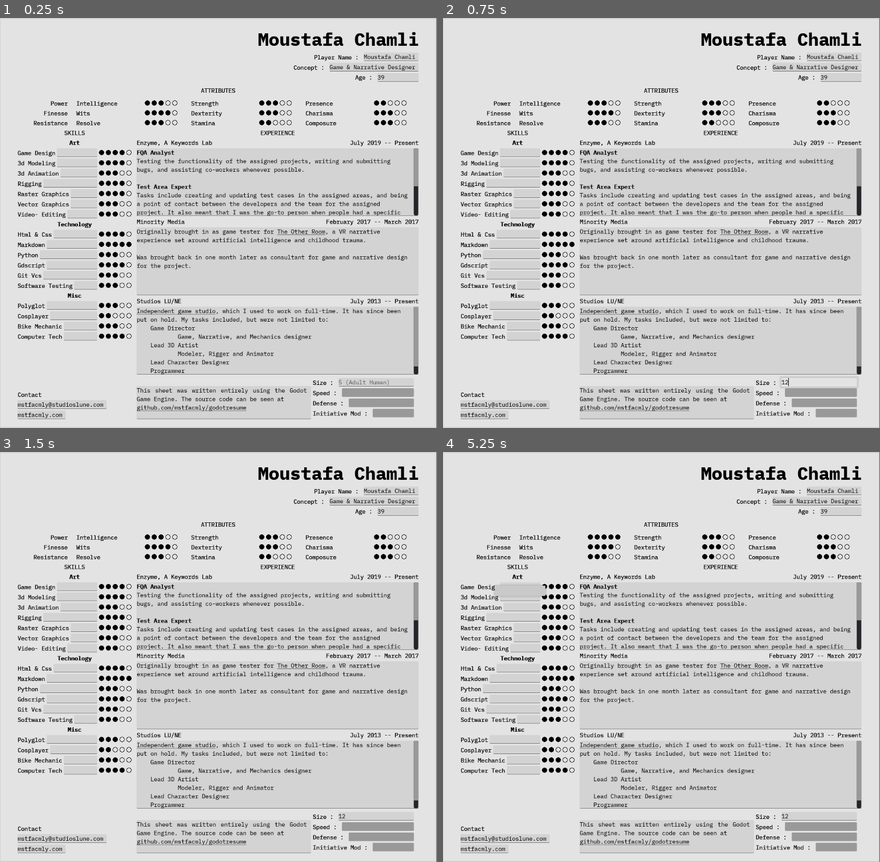
Above: before the commit, frames 1-4 (two rows, left to right).
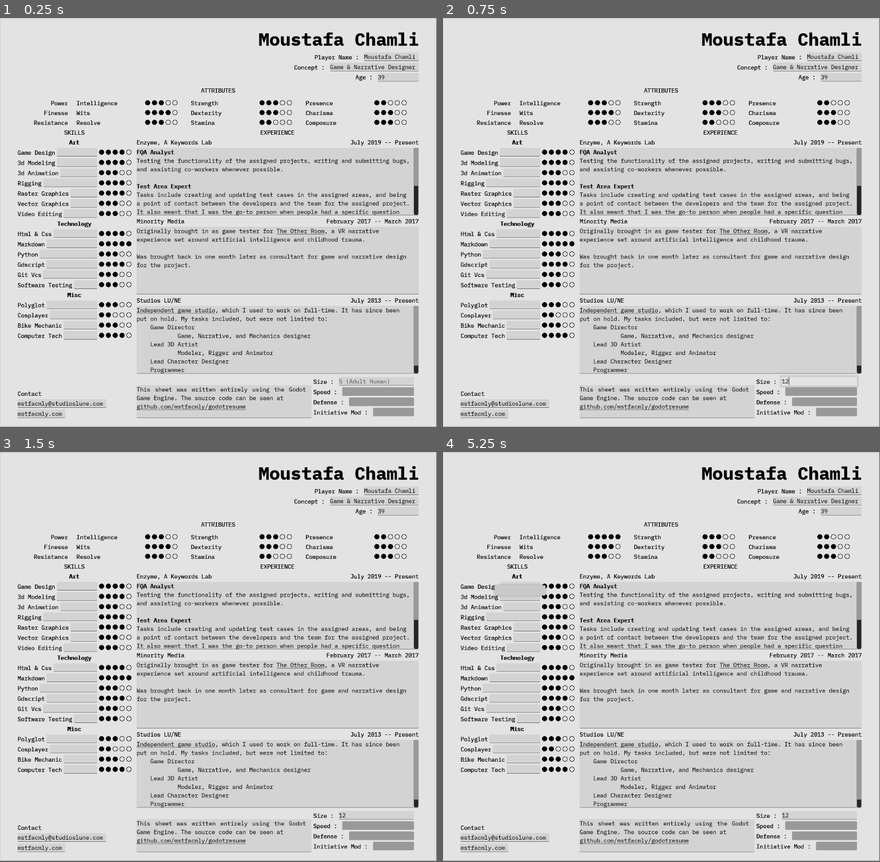
Above: after the commit, the same moments.

Repository: mstfacmly/godotresume
Game: Godot game, scene res://sheet.tscn
Same seed, same stepped clock (60 frames per second), same inputs: the game is played once before the commit and once after it.
Inputs (mouse positions are in pixels of both pictures, inside the frame that each line leads up to):
- Up to frame 1 (0.25 s): no input
- Up to frame 2 (0.75 s): click (818, 382) at 0.52 s; type "12" at 0.6 s
- Up to frame 3 (1.5 s): click (148, 538) at 1.27 s
- Up to frame 4 (5.25 s): click (595, 538) at 2.02 s; click (604, 538) at 2.77 s; click (609, 538) at 3.52 s; click (617, 538) at 4.27 s; click (521, 587) at 5.02 s
In our replay, the window is 800x752 before the commit and 800x750 after it. These sizes can differ from the game's own. Grey fills any space a smaller window leaves; there, only what the larger window draws over its background counts as a difference.

The runs differ from the first frame. In frame 1, 11% of the frame differs, in the area x 4-100%, y 3-100%; in frame 2, 11%; in frame 3, 11%; in frame 4, 11%.
Error in both runs: Attempt to call function 'get_node' in base 'null instance' on a null instance. (res://scripts/sheet.gd:163)

Commit message:
many updates on the sheet

Diff:
--- a/assets/sheetTheme.tres
+++ b/assets/sheetTheme.tres
@@ -64,8 +64,8 @@
 CheckButton/styles/disabled = null
 CheckButton/styles/focus = null
 CheckButton/styles/hover = null
-CheckButton/styles/normal = null
-CheckButton/styles/pressed = null
+CheckButton/styles/normal = ExtResource( 5 )
+CheckButton/styles/pressed = ExtResource( 7 )
 ColorPicker/constants/h_width = 30
 ColorPicker/constants/label_width = 10
 ColorPicker/constants/margin = 4
--- a/assets/styleboxes/grey.tres
+++ b/assets/styleboxes/grey.tres
@@ -1,30 +1,8 @@
 [gd_resource type="StyleBoxFlat" format=2]
 
 [resource]
-
-content_margin_left = -1.0
-content_margin_right = -1.0
-content_margin_top = -1.0
-content_margin_bottom = -1.0
-bg_color = Color( 0.6, 0.6, 0.6, 1 )
-draw_center = true
-border_width_left = 0
-border_width_top = 0
-border_width_right = 0
-border_width_bottom = 0
-border_color = Color( 0.8, 0.8, 0.8, 1 )
-border_blend = false
 corner_radius_top_left = 2
 corner_radius_top_right = 2
 corner_radius_bottom_right = 2
 corner_radius_bottom_left = 2
-corner_detail = 8
-expand_margin_left = 0.0
-expand_margin_right = 0.0
-expand_margin_top = 0.0
-expand_margin_bottom = 0.0
-shadow_color = Color( 0, 0, 0, 0.6 )
-shadow_size = 0
 anti_aliasing = false
-anti_aliasing_size = 1
-_sections_unfolded = [ "Anti Aliasing", "Corner Radius", "Expand Margin" ]
--- a/project.godot
+++ b/project.godot
@@ -20,9 +20,8 @@
 
 [application]
 
-config/name="Chronicles of Darkness Sheet"
+config/name="CV Sheet"
 run/main_scene="res://sheet.tscn"
-config/icon="res://icon.png"
 
 [autoload]
 
@@ -30,7 +29,6 @@
 
 [display]
 
-window/size/width=1020
 window/size/height=960
 window/vsync/use_vsync=false
 window/handheld/orientation="portrait"
@@ -61,11 +59,12 @@
 
 [rendering]
 
+quality/driver/driver_name="GLES2"
 quality/driver/fallback_to_gles2=true
 quality/intended_usage/framebuffer_allocation=1
 quality/intended_usage/framebuffer_allocation.mobile=1
 threads/thread_model=2
-quality/filters/anisotropic_filter_level=1
+vram_compression/import_etc=true
 quality/directional_shadow/size=1
 quality/directional_shadow/size.mobile=256
 quality/shadow_atlas/size=256
@@ -78,11 +77,12 @@
 quality/reflections/texture_array_reflections=false
 quality/reflections/high_quality_ggx=false
 quality/depth_prepass/enable=false
-quality/subsurface_scattering/quality=0
-quality/subsurface_scattering/scale=0
-quality/subsurface_scattering/weight_samples=false
 quality/reflections/atlas_size=0
 quality/reflections/atlas_subdiv=0
 quality/depth/hdr=false
 environment/default_environment="res://default_env.tres"
+quality/filters/anisotropic_filter_level=1
+quality/subsurface_scattering/quality=0
+quality/subsurface_scattering/scale=0
+quality/subsurface_scattering/weight_samples=false
 quality/intended_usage/framebuffer_mode=0
--- a/scripts/DotCount.gd
+++ b/scripts/DotCount.gd
@@ -10,7 +10,7 @@
 
 func _on_dot_toggled(btn):
 	count(btn)
-	recalculate()
+#	recalculate()
 
 func recalculate():
 	emit_signal('recalc')
@@ -31,15 +31,14 @@
 		for i in val:
 			find_node('dots').get_child(i).set_pressed(0)"""
 
-# warning-ignore:shadowed_variable
-func set_pressed(values):
-	for i in values:
+func set_pressed(vals):
+	for i in vals:
 		get_node('dots').get_child(i).set_pressed(0)
 #	call('save')
 #	sheet.call('save_data')
 
 func _ready():
-#	connect('recalc', sheet, 'calcs')
+	connect('recalc', sheet, 'calcs')
 #	connect('xp_spend', sheet, 'spend_xp')
 #	connect('recalc', health, 'calc_health')
 #		print(is_connected('recalc', sheet, 'calcs'))
--- a/scripts/art.gd
+++ b/scripts/art.gd
@@ -6,7 +6,7 @@
 'RIGGING',
 'RASTER GRAPHICS',
 'VECTOR GRAPHICS',
-'VIDEO-EDITING' ]
+'VIDEO EDITING' ]
 
 var raster = ['Krita' , 'Adobe Photoshop', 'GIMP']
 var vector = ['Inkscape', 'Adobe Illustrator']
@@ -16,7 +16,7 @@
 func set_skills():
 	for i in skill:
 		var s = skill_node.instance()
-		s.set_name(str(i))
+		s.set_name(i)
 		$list.add_child(s)
 #		$list.get_child(skill.find(i)).get_node('label').set_text(str(i))
 
@@ -30,3 +30,4 @@
 
 func ready():
 	set_specialties()
+	$skill/SPECIALTIES.set_text(str('specialties').capitalize())
--- a/scripts/skill.gd
+++ b/scripts/skill.gd
@@ -7,7 +7,7 @@
 	'RIGGING': 4,
 	'RASTER GRAPHICS': 4,
 	'VECTOR GRAPHICS': 3,
-	'VIDEO-EDITING' : 3,
+	'VIDEO EDITING' : 3,
 	'HTML & CSS': 4,
 	'MARKDOWN': 5,
 	'PYTHON': 3,
--- a/scripts/skillset.gd
+++ b/scripts/skillset.gd
@@ -5,8 +5,6 @@
 var skillset
 onready var skill_node = preload("res://subElements/skill.tscn")
 #var skill = {}
-
-signal done
 
 func set_skills():
 	for i in children:
--- a/scripts/specialties.gd
+++ b/scripts/specialties.gd
@@ -1,6 +1,6 @@
 extends MenuButton
 
-signal skillID
+#signal skillID
 
 onready var sheet = get_node('/root/base')
 onready var skillParent = get_parent()
--- a/scripts/tech.gd
+++ b/scripts/tech.gd
@@ -18,6 +18,6 @@
 #			skillName.add_to_group('saveData')
 
 func ready():
+	set_specialties()
 	$skill/SPECIALTIES.set_text(str('specialties').capitalize())
 #	print(get_name())
-#	set_specialties()
--- a/sheet.tscn
+++ b/sheet.tscn
@@ -54,7 +54,7 @@
 }
 
 [node name="margin" type="MarginContainer" parent="scroll"]
-margin_right = 1020.0
+margin_right = 1024.0
 margin_bottom = 960.0
 size_flags_horizontal = 3
 size_flags_vertical = 3
@@ -66,13 +66,13 @@
 [node name="org" type="VBoxContainer" parent="scroll/margin"]
 margin_left = 42.0
 margin_top = 21.0
-margin_right = 978.0
+margin_right = 982.0
 margin_bottom = 939.0
 size_flags_horizontal = 3
 size_flags_vertical = 3
 
 [node name="title" type="Label" parent="scroll/margin/org"]
-margin_right = 936.0
+margin_right = 940.0
 margin_bottom = 56.0
 size_flags_vertical = 1
 size_flags_stretch_ratio = 0.25
@@ -82,7 +82,7 @@
 
 [node name="info" type="HBoxContainer" parent="scroll/margin/org"]
 margin_top = 60.0
-margin_right = 936.0
+margin_right = 940.0
 margin_bottom = 128.0
 size_flags_horizontal = 5
 alignment = 1
@@ -164,7 +164,7 @@
 caret_blink = true
 
 [node name="sep" type="Control" parent="scroll/margin/org/info"]
-margin_right = 309.0
+margin_right = 310.0
 margin_bottom = 68.0
 size_flags_horizontal = 3
 
@@ -220,14 +220,14 @@
 script = ExtResource( 5 )
 
 [node name="sep2" type="Control" parent="scroll/margin/org/info"]
-margin_left = 313.0
-margin_right = 622.0
+margin_left = 314.0
+margin_right = 624.0
 margin_bottom = 68.0
 size_flags_horizontal = 3
 
 [node name="player" type="VBoxContainer" parent="scroll/margin/org/info"]
-margin_left = 626.0
-margin_right = 936.0
+margin_left = 628.0
+margin_right = 940.0
 margin_bottom = 68.0
 size_flags_horizontal = 3
 size_flags_vertical = 3
@@ -236,12 +236,12 @@
 }
 
 [node name="name" type="HBoxContainer" parent="scroll/margin/org/info/player"]
-margin_right = 310.0
+margin_right = 312.0
 margin_bottom = 20.0
 script = ExtResource( 3 )
 
 [node name="label" type="Label" parent="scroll/margin/org/info/player/name"]
-margin_right = 178.0
+margin_right = 180.0
 margin_bottom = 20.0
 size_flags_horizontal = 3
 size_flags_vertical = 7
@@ -250,8 +250,8 @@
 valign = 2
 
 [node name="input" type="LineEdit" parent="scroll/margin/org/info/player/name"]
-margin_left = 182.0
-margin_right = 310.0
+margin_left = 184.0
+margin_right = 312.0
 margin_bottom = 20.0
 size_flags_vertical = 6
 text = "Moustafa Chamli"
@@ -261,12 +261,12 @@
 
 [node name="concept" type="HBoxContainer" parent="scroll/margin/org/info/player"]
 margin_top = 24.0
-margin_right = 310.0
+margin_right = 312.0
 margin_bottom = 44.0
 script = ExtResource( 3 )
 
 [node name="label" type="Label" parent="scroll/margin/org/info/player/concept"]
-margin_right = 98.0
+margin_right = 100.0
 margin_bottom = 20.0
 size_flags_horizontal = 3
 size_flags_vertical = 7
@@ -275,8 +275,8 @@
 valign = 2
 
 [node name="input" type="LineEdit" parent="scroll/margin/org/info/player/concept"]
-margin_left = 102.0
-margin_right = 310.0
+margin_left = 104.0
+margin_right = 312.0
 margin_bottom = 20.0
 size_flags_vertical = 6
 size_flags_stretch_ratio = 2.0
@@ -286,12 +286,12 @@
 
 [node name="age" type="HBoxContainer" parent="scroll/margin/org/info/player"]
 margin_top = 48.0
-margin_right = 310.0
+margin_right = 312.0
 margin_bottom = 68.0
 script = ExtResource( 22 )
 
 [node name="label" type="Label" parent="scroll/margin/org/info/player/age"]
-margin_right = 210.0
+margin_right = 212.0
 margin_bottom = 19.0
 size_flags_horizontal = 3
 size_flags_vertical = 6
@@ -299,8 +299,8 @@
 valign = 2
 
 [node name="input" type="LineEdit" parent="scroll/margin/org/info/player/age"]
-margin_left = 214.0
-margin_right = 310.0
+margin_left = 216.0
+margin_right = 312.0
 margin_bottom = 20.0
 size_flags_vertical = 0
 expand_to_text_length = true
@@ -341,7 +341,7 @@
 
 [node name="attrLBL" type="Label" parent="scroll/margin/org"]
 margin_top = 132.0
-margin_right = 936.0
+margin_right = 940.0
 margin_bottom = 165.0
 size_flags_vertical = 7
 size_flags_stretch_ratio = 0.05
@@ -352,7 +352,7 @@
 
 [node name="ATTRIBUTES" type="HBoxContainer" parent="scroll/margin/org"]
 margin_top = 169.0
-margin_right = 936.0
+margin_right = 940.0
 margin_bottom = 234.0
 size_flags_horizontal = 5
 alignment = 1
@@ -361,7 +361,7 @@
 }
 
 [node name="labels" type="VBoxContainer" parent="scroll/margin/org/ATTRIBUTES"]
-margin_right = 117.0
+margin_right = 118.0
 margin_bottom = 65.0
 size_flags_horizontal = 3
 size_flags_vertical = 3
@@ -371,7 +371,7 @@
 }
 
 [node name="pow" type="Label" parent="scroll/margin/org/ATTRIBUTES/labels"]
-margin_right = 117.0
+margin_right = 118.0
 margin_bottom = 19.0
 size_flags_horizontal = 3
 size_flags_vertical = 6
@@ -381,7 +381,7 @@
 
 [node name="fin" type="Label" parent="scroll/margin/org/ATTRIBUTES/labels"]
 margin_top = 23.0
-margin_right = 117.0
+margin_right = 118.0
 margin_bottom = 42.0
 size_flags_horizontal = 3
 size_flags_vertical = 6
@@ -391,7 +391,7 @@
 
 [node name="resist" type="Label" parent="scroll/margin/org/ATTRIBUTES/labels"]
 margin_top = 46.0
-margin_right = 117.0
+margin_right = 118.0
 margin_bottom = 65.0
 size_flags_horizontal = 3
 size_flags_vertical = 6
@@ -400,15 +400,15 @@
 valign = 1
 
 [node name="sep3" type="Control" parent="scroll/margin/org/ATTRIBUTES"]
-margin_left = 121.0
-margin_right = 132.0
+margin_left = 122.0
+margin_right = 133.0
 margin_bottom = 65.0
 size_flags_horizontal = 3
 size_flags_stretch_ratio = 0.05
 
 [node name="mental" type="VBoxContainer" parent="scroll/margin/org/ATTRIBUTES"]
-margin_left = 136.0
-margin_right = 371.0
+margin_left = 137.0
+margin_right = 373.0
 margin_bottom = 65.0
 size_flags_horizontal = 3
 size_flags_vertical = 3
@@ -417,29 +417,29 @@
 }
 
 [node name="INTELLIGENCE" parent="scroll/margin/org/ATTRIBUTES/mental" instance=ExtResource( 6 )]
-margin_right = 235.0
+margin_right = 236.0
 margin_bottom = 19.0
 
 [node name="WITS" parent="scroll/margin/org/ATTRIBUTES/mental" instance=ExtResource( 6 )]
 margin_top = 23.0
-margin_right = 235.0
+margin_right = 236.0
 margin_bottom = 42.0
 
 [node name="RESOLVE" parent="scroll/margin/org/ATTRIBUTES/mental" instance=ExtResource( 6 )]
 margin_top = 46.0
-margin_right = 235.0
+margin_right = 236.0
 margin_bottom = 65.0
 
 [node name="sep" type="Control" parent="scroll/margin/org/ATTRIBUTES"]
-margin_left = 375.0
-margin_right = 398.0
+margin_left = 377.0
+margin_right = 400.0
 margin_bottom = 65.0
 size_flags_horizontal = 3
 size_flags_stretch_ratio = 0.1
 
 [node name="physical" type="VBoxContainer" parent="scroll/margin/org/ATTRIBUTES"]
-margin_left = 402.0
-margin_right = 637.0
+margin_left = 404.0
+margin_right = 640.0
 margin_bottom = 65.0
 size_flags_horizontal = 3
 size_flags_vertical = 3
@@ -448,29 +448,29 @@
 }
 
 [node name="STRENGTH" parent="scroll/margin/org/ATTRIBUTES/physical" instance=ExtResource( 6 )]
-margin_right = 235.0
+margin_right = 236.0
 margin_bottom = 19.0
 
 [node name="DEXTERITY" parent="scroll/margin/org/ATTRIBUTES/physical" instance=ExtResource( 6 )]
 margin_top = 23.0
-margin_right = 235.0
+margin_right = 236.0
 margin_bottom = 42.0
 
 [node name="STAMINA" parent="scroll/margin/org/ATTRIBUTES/physical" instance=ExtResource( 6 )]
 margin_top = 46.0
-margin_right = 235.0
+margin_right = 236.0
 margin_bottom = 65.0
 
 [node name="sep2" type="Control" parent="scroll/margin/org/ATTRIBUTES"]
-margin_left = 641.0
-margin_right = 664.0
+margin_left = 644.0
+margin_right = 667.0
 margin_bottom = 65.0
 size_flags_horizontal = 3
 size_flags_stretch_ratio = 0.1
 
 [node name="social" type="VBoxContainer" parent="scroll/margin/org/ATTRIBUTES"]
-margin_left = 668.0
-margin_right = 903.0
+margin_left = 671.0
+margin_right = 907.0
 margin_bottom = 65.0
 size_flags_horizontal = 3
 size_flags_vertical = 3
@@ -479,29 +479,29 @@
 }
 
 [node name="PRESENCE" parent="scroll/margin/org/ATTRIBUTES/social" instance=ExtResource( 6 )]
-margin_right = 235.0
+margin_right = 236.0
 margin_bottom = 19.0
 
 [node name="CHARISMA" parent="scroll/margin/org/ATTRIBUTES/social" instance=ExtResource( 6 )]
 margin_top = 23.0
-margin_right = 235.0
+margin_right = 236.0
 margin_bottom = 42.0
 
 [node name="COMPOSURE" parent="scroll/margin/org/ATTRIBUTES/social" instance=ExtResource( 6 )]
 margin_top = 46.0
-margin_right = 235.0
+margin_right = 236.0
 margin_bottom = 65.0
 
 [node name="sep4" type="Control" parent="scroll/margin/org/ATTRIBUTES"]
-margin_left = 907.0
-margin_right = 936.0
+margin_left = 911.0
+margin_right = 940.0
 margin_bottom = 65.0
 size_flags_horizontal = 3
 size_flags_stretch_ratio = 0.1
 
 [node name="advantages" type="HBoxContainer" parent="scroll/margin/org"]
 margin_top = 238.0
-margin_right = 936.0
+margin_right = 940.0
 margin_bottom = 918.0
 size_flags_horizontal = 3
 size_flags_vertical = 3
@@ -510,7 +510,7 @@
 }
 
 [node name="SKILLS" type="VBoxContainer" parent="scroll/margin/org/advantages"]
-margin_right = 266.0
+margin_right = 267.0
 margin_bottom = 680.0
 size_flags_horizontal = 3
 size_flags_vertical = 3
@@ -520,7 +520,7 @@
 }
 
 [node name="label" type="Label" parent="scroll/margin/org/advantages/SKILLS"]
-margin_right = 266.0
+margin_right = 267.0
 margin_bottom = 19.0
 size_flags_horizontal = 3
 size_flags_vertical = 7
@@ -532,7 +532,7 @@
 
 [node name="art" type="VBoxContainer" parent="scroll/margin/org/advantages/SKILLS"]
 margin_top = 23.0
-margin_right = 266.0
+margin_right = 267.0
 margin_bottom = 137.0
 size_flags_vertical = 3
 size_flags_stretch_ratio = 0.5
@@ -544,7 +544,7 @@
 
 [node name="label" type="Label" parent="scroll/margin/org/advantages/SKILLS/art"]
 margin_top = 45.0
-margin_right = 266.0
+margin_right = 267.0
 margin_bottom = 64.0
 size_flags_vertical = 6
 text = "label"
@@ -562,13 +562,13 @@
 
 [node name="list" type="VBoxContainer" parent="scroll/margin/org/advantages/SKILLS/art"]
 margin_top = 114.0
-margin_right = 266.0
+margin_right = 267.0
 margin_bottom = 114.0
 size_flags_horizontal = 3
 
 [node name="technology" type="VBoxContainer" parent="scroll/margin/org/advantages/SKILLS"]
 margin_top = 141.0
-margin_right = 266.0
+margin_right = 267.0
 margin_bottom = 255.0
 size_flags_vertical = 3
 size_flags_stretch_ratio = 0.5
@@ -579,7 +579,7 @@
 }
 
 [node name="label" type="Label" parent="scroll/margin/org/advantages/SKILLS/technology"]
-margin_right = 266.0
+margin_right = 267.0
 margin_bottom = 19.0
 size_flags_vertical = 2
 text = "label"
@@ -597,13 +597,13 @@
 
 [node name="list" type="VBoxContainer" parent="scroll/margin/org/advantages/SKILLS/technology"]
 margin_top = 114.0
-margin_right = 266.0
+margin_right = 267.0
 margin_bottom = 114.0
 size_flags_horizontal = 3
 
 [node name="misc" type="VBoxContainer" parent="scroll/margin/org/advantages/SKILLS"]
 margin_top = 259.0
-margin_right = 266.0
+margin_right = 267.0
 margin_bottom = 373.0
 size_flags_vertical = 3
 size_flags_stretch_ratio = 0.5
@@ -615,7 +615,7 @@
 
 [node name="label" type="Label" parent="scroll/margin/org/advantages/SKILLS/misc"]
 margin_top = 45.0
-margin_right = 266.0
+margin_right = 267.0
 margin_bottom = 64.0
 size_flags_vertical = 6
 text = "label"
@@ -633,32 +633,32 @@
 
 [node name="list" type="VBoxContainer" parent="scroll/margin/org/advantages/SKILLS/misc"]
 margin_top = 114.0
-margin_right = 266.0
+margin_right = 267.0
 margin_bottom = 114.0
 size_flags_horizontal = 3
 
 [node name="Control" type="Control" parent="scroll/margin/org/advantages/SKILLS"]
 margin_top = 377.0
-margin_right = 266.0
+margin_right = 267.0
 margin_bottom = 606.0
 size_flags_vertical = 3
 
 [node name="contact" type="VBoxContainer" parent="scroll/margin/org/advantages/SKILLS"]
 margin_top = 610.0
-margin_right = 266.0
+margin_right = 267.0
 margin_bottom = 677.0
 size_flags_horizontal = 3
 script = ExtResource( 8 )
 
 [node name="label" type="Label" parent="scroll/margin/org/advantages/SKILLS/contact"]
-margin_right = 266.0
+margin_right = 267.0
 margin_bottom = 19.0
 size_flags_stretch_ratio = 0.2
 text = "Contact"
 
 [node name="cat" type="HBoxContainer" parent="scroll/margin/org/advantages/SKILLS/contact"]
 margin_top = 23.0
-margin_right = 266.0
+margin_right = 267.0
 margin_bottom = 43.0
 size_flags_horizontal = 3
 script = ExtResource( 15 )
@@ -680,7 +680,7 @@
 
 [node name="cat2" type="HBoxContainer" parent="scroll/margin/org/advantages/SKILLS/contact"]
 margin_top = 47.0
-margin_right = 266.0
+margin_right = 267.0
 margin_bottom = 67.0
 size_flags_horizontal = 3
 script = ExtResource( 15 )
@@ -703,19 +703,19 @@
 size_flags_stretch_ratio = 0.5
 
 [node name="container" type="MarginContainer" parent="scroll/margin/org/advantages"]
-margin_left = 270.0
-margin_right = 936.0
+margin_left = 271.0
+margin_right = 940.0
 margin_bottom = 680.0
 size_flags_horizontal = 3
 size_flags_vertical = 3
 
 [node name="org" type="VBoxContainer" parent="scroll/margin/org/advantages/container"]
 margin_left = 8.0
-margin_right = 666.0
+margin_right = 669.0
 margin_bottom = 680.0
 
 [node name="label" type="Label" parent="scroll/margin/org/advantages/container/org"]
-margin_right = 658.0
+margin_right = 661.0
 margin_bottom = 19.0
 size_flags_vertical = 5
 size_flags_stretch_ratio = 0.1
@@ -725,19 +725,19 @@
 
 [node name="org" type="HBoxContainer" parent="scroll/margin/org/advantages/container/org"]
 margin_top = 23.0
-margin_right = 658.0
+margin_right = 661.0
 margin_bottom = 680.0
 size_flags_horizontal = 3
 size_flags_vertical = 3
 
 [node name="TRAITS" type="VBoxContainer" parent="scroll/margin/org/advantages/container/org/org"]
-margin_right = 658.0
+margin_right = 661.0
 margin_bottom = 657.0
 size_flags_horizontal = 3
 size_flags_vertical = 3
 
 [node name="EXPERIENCE" type="VBoxContainer" parent="scroll/margin/org/advantages/container/org/org/TRAITS"]
-margin_right = 658.0
+margin_right = 661.0
 margin_bottom = 553.0
 size_flags_horizontal = 7
 size_flags_vertical = 7
@@ -752,14 +752,14 @@
 valign = 1
 
 [node name="exp1" type="VBoxContainer" parent="scroll/margin/org/advantages/container/org/org/TRAITS/EXPERIENCE"]
-margin_right = 658.0
+margin_right = 661.0
 margin_bottom = 181.0
 size_flags_horizontal = 3
 size_flags_vertical = 3
 size_flags_stretch_ratio = 5.39
 
 [node name="exp" type="HBoxContainer" parent="scroll/margin/org/advantages/container/org/org/TRAITS/EXPERIENCE/exp1"]
-margin_right = 658.0
+margin_right = 661.0
 margin_bottom = 19.0
 size_flags_horizontal = 7
 
@@ -773,14 +773,14 @@
 
 [node name="sep" type="Control" parent="scroll/margin/org/advantages/container/org/org/TRAITS/EXPERIENCE/exp1/exp"]
 margin_left = 180.0
-margin_right = 494.0
+margin_right = 497.0
 margin_bottom = 19.0
 size_flags_horizontal = 3
 size_flags_vertical = 3
 
 [node name="label2" type="Label" parent="scroll/margin/org/advantages/container/org/org/TRAITS/EXPERIENCE/exp1/exp"]
-margin_left = 498.0
-margin_right = 658.0
+margin_left = 501.0
+margin_right = 661.0
 margin_bottom = 19.0
 size_flags_vertical = 1
 text = "July 2019 -- Present"
@@ -789,7 +789,7 @@
 
 [node name="exp_text" type="RichTextLabel" parent="scroll/margin/org/advantages/container/org/org/TRAITS/EXPERIENCE/exp1"]
 margin_top = 23.0
-margin_right = 658.0
+margin_right = 661.0
 margin_bottom = 181.0
 size_flags_horizontal = 3
 size_flags_vertical = 3
@@ -813,14 +813,14 @@
 
 [node name="exp3" type="VBoxContainer" parent="scroll/margin/org/advantages/container/org/org/TRAITS/EXPERIENCE"]
 margin_top = 185.0
-margin_right = 658.0
+margin_right = 661.0
 margin_bottom = 366.0
 size_flags_horizontal = 3
 size_flags_vertical = 3
 size_flags_stretch_ratio = 5.39
 
 [node name="exp" type="HBoxContainer" parent="scroll/margin/org/advantages/container/org/org/TRAITS/EXPERIENCE/exp3"]
-margin_right = 658.0
+margin_right = 661.0
 margin_bottom = 19.0
 size_flags_horizontal = 7
 
@@ -834,14 +834,14 @@
 
 [node name="sep" type="Control" parent="scroll/margin/org/advantages/container/org/org/TRAITS/EXPERIENCE/exp3/exp"]
 margin_left = 116.0
-margin_right = 438.0
+margin_right = 441.0
 margin_bottom = 19.0
 size_flags_horizontal = 3
 size_flags_vertical = 3
 
 [node name="label2" type="Label" parent="scroll/margin/org/advantages/container/org/org/TRAITS/EXPERIENCE/exp3/exp"]
-margin_left = 442.0
-margin_right = 658.0
+margin_left = 445.0
+margin_right = 661.0
 margin_bottom = 19.0
 size_flags_vertical = 1
 text = "February 2017 -- March 2017"
@@ -850,7 +850,7 @@
 
 [node name="exp_text" type="RichTextLabel" parent="scroll/margin/org/advantages/container/org/org/TRAITS/EXPERIENCE/exp3"]
 margin_top = 23.0
-margin_right = 658.0
+margin_right = 661.0
 margin_bottom = 181.0
 size_flags_horizontal = 3
 size_flags_vertical = 3
@@ -864,14 +864,14 @@
 
 [node name="exp2" type="VBoxContainer" parent="scroll/margin/org/advantages/container/org/org/TRAITS/EXPERIENCE"]
 margin_top = 370.0
-margin_right = 658.0
+margin_right = 661.0
 margin_bottom = 553.0
 size_flags_horizontal = 3
 size_flags_vertical = 3
 size_flags_stretch_ratio = 5.39
 
 [node name="exp" type="HBoxContainer" parent="scroll/margin/org/advantages/container/org/org/TRAITS/EXPERIENCE/exp2"]
-margin_right = 658.0
+margin_right = 661.0
 margin_bottom = 19.0
 size_flags_horizontal = 7
 
@@ -885,14 +885,14 @@
 
 [node name="sep" type="Control" parent="scroll/margin/org/advantages/container/org/org/TRAITS/EXPERIENCE/exp2/exp"]
 margin_left = 108.0
-margin_right = 494.0
+margin_right = 497.0
 margin_bottom = 19.0
 size_flags_horizontal = 3
 size_flags_vertical = 3
 
 [node name="label2" type="Label" parent="scroll/margin/org/advantages/container/org/org/TRAITS/EXPERIENCE/exp2/exp"]
-margin_left = 498.0
-margin_right = 658.0
+margin_left = 501.0
+margin_right = 661.0
 margin_bottom = 19.0
 size_flags_vertical = 1
 text = "July 2013 -- Present"
@@ -901,7 +901,7 @@
 
 [node name="exp_text" type="RichTextLabel" parent="scroll/margin/org/advantages/container/org/org/TRAITS/EXPERIENCE/exp2"]
 margin_top = 23.0
-margin_right = 658.0
+margin_right = 661.0
 margin_bottom = 183.0
 size_flags_horizontal = 3
 size_flags_vertical = 3
@@ -944,19 +944,19 @@
 
 [node name="traits" type="HBoxContainer" parent="scroll/margin/org/advantages/container/org/org/TRAITS"]
 margin_top = 557.0
-margin_right = 658.0
+margin_right = 661.0
 margin_bottom = 657.0
 size_flags_stretch_ratio = 0.5
 
 [node name="VBoxContainer" type="VBoxContainer" parent="scroll/margin/org/advantages/container/org/org/TRAITS/traits"]
-margin_right = 407.0
+margin_right = 410.0
 margin_bottom = 100.0
 size_flags_horizontal = 3
 size_flags_vertical = 3
 size_flags_stretch_ratio = 3.0
 
 [node name="sep" type="Control" parent="scroll/margin/org/advantages/container/org/org/TRAITS/traits/VBoxContainer"]
-margin_right = 407.0
+margin_right = 410.0
 margin_bottom = 19.0
 size_flags_horizontal = 3
 size_flags_vertical = 3
@@ -964,7 +964,7 @@
 
 [node name="RichTextLabel" type="RichTextLabel" parent="scroll/margin/org/advantages/container/org/org/TRAITS/traits/VBoxContainer"]
 margin_top = 23.0
-margin_right = 407.0
+margin_right = 410.0
 margin_bottom = 100.0
 focus_mode = 2
 size_flags_horizontal = 3
@@ -981,8 +981,8 @@
 }
 
 [node name="BACKGROUNDS" type="VBoxContainer" parent="scroll/margin/org/advantages/container/org/org/TRAITS/traits"]
-margin_left = 411.0
-margin_right = 647.0
+margin_left = 414.0
+margin_right = 650.0
 margin_bottom = 100.0
 size_flags_horizontal = 3
 size_flags_vertical = 3
@@ -1230,8 +1230,8 @@
 size_flags_vertical = 3
 
 [node name="sep2" type="Control" parent="scroll/margin/org/advantages/container/org/org/TRAITS/traits"]
-margin_left = 651.0
-margin_right = 658.0
+margin_left = 654.0
+margin_right = 661.0
 margin_bottom = 100.0
 size_flags_horizontal = 3
 size_flags_vertical = 3
Not shown, changed: export_presets.cfg
Not shown, added: .gitignore
Not shown, changed: README.md
